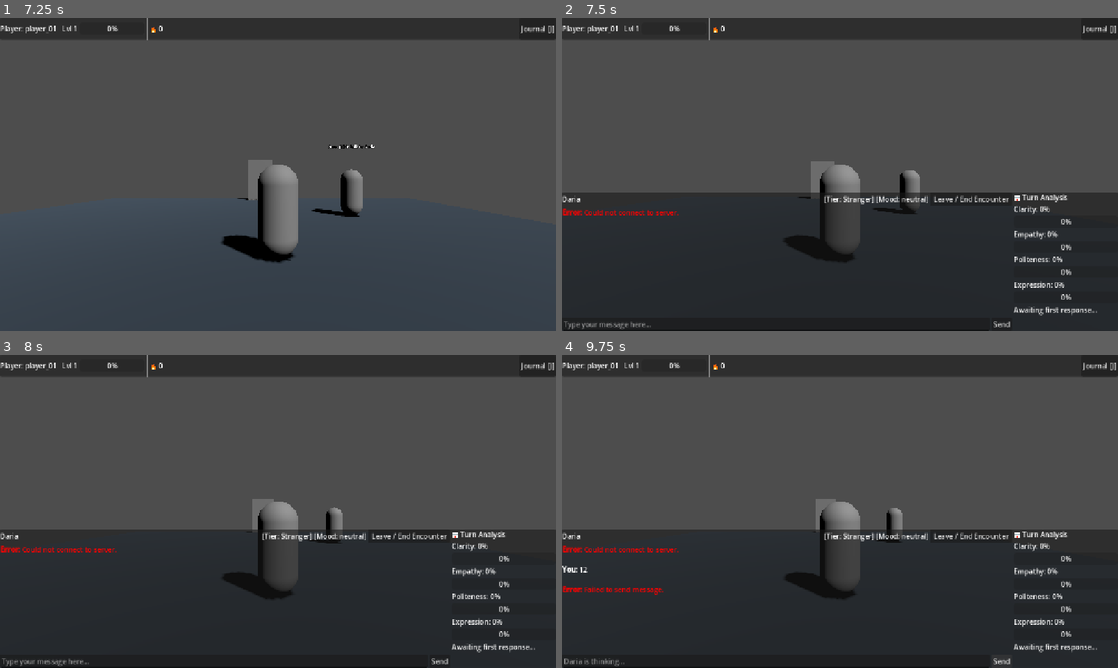
Above: before the commit, frames 1-4 (two rows, left to right).
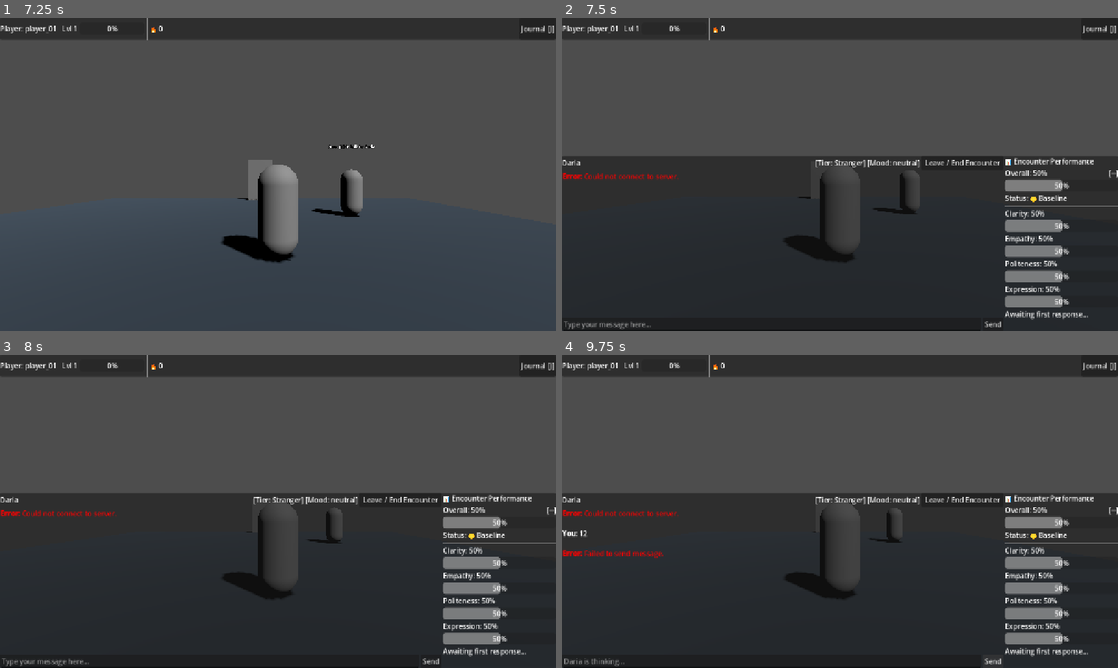
Above: after the commit, the same moments.

Repository: ahmad-ovh/THRESHOLD
Game: Godot game, scene res://scenes/main_menu/MainMenu.tscn
Two runs of this game, one before a commit and one after it. Both use one fixed random seed, a clock stepped at 60 frames per second and the inputs below.
Inputs (mouse positions are in pixels of both pictures, inside the frame that each line leads up to):
- Up to frame 1 (7.25 s): click "Start Game" at 0.5 s; move the mouse to (400, 158) at 1.27 s; hold D (move_right) 1.28-2 s; hold E (interact) 1.28-2 s; click (400, 158) at 1.42 s; drag from (166, 190) to (250, 237) at 2.02 s; click "Journal [J]" at 2.75 s; click "X" at 3.5 s; tap Enter at 4.25 s; move the mouse to (333, 105) at 4.27 s; hold D (move_right) 4.28-5 s; hold J (toggle_journal) 4.28-5 s; drag from (250, 237) to (111, 127) at 5.02 s; tap Space at 5.75 s; move the mouse to (444, 221) at 5.77 s; hold A (move_left) 5.78-6.5 s; hold Shift (sprint) 5.78-6.5 s; drag from (111, 127) to (194, 96) at 6.52 s
- Up to frame 2 (7.5 s): tap Enter at 7.25 s; move the mouse to (867, 174) at 7.27 s; hold S (move_backward) from 7.28 s (still down); hold E (interact) from 7.28 s (still down); click (867, 174) at 7.42 s
- Up to frame 3 (8 s): keep holding S (move_backward); keep holding E (interact)
- Up to frame 4 (9.75 s): release S (move_backward) at 8 s; release E (interact) at 8 s; click (773, 661) at 8.02 s; type "12" at 8.1 s; click "Leave / End Encounter" at 8.75 s; click "Send" at 9.5 s

Frame 1 is identical in both runs. In frame 2, 15% of the frame differs, in the area x 0-100%, y 44-100%; in frame 3, 15%; in frame 4, 15%.

Commit message:
feat: replace single-turn score jumps with cumulative encounter performance meter, delta badges, and status indicator

Diff:
--- a/client/scenes/ui/DialogueUI.gd
+++ b/client/scenes/ui/DialogueUI.gd
@@ -12,6 +12,11 @@
 @onready var message_input: LineEdit = $DialogueBox/HBoxRoot/VBoxMain/InputContainer/MessageInput
 @onready var send_button: Button = $DialogueBox/HBoxRoot/VBoxMain/InputContainer/SendButton
 
+@onready var overall_label: Label = $DialogueBox/HBoxRoot/FeedbackPanel/OverallContainer/OverallLabel
+@onready var delta_label: Label = $DialogueBox/HBoxRoot/FeedbackPanel/OverallContainer/DeltaLabel
+@onready var overall_bar: ProgressBar = $DialogueBox/HBoxRoot/FeedbackPanel/OverallProgressBar
+@onready var status_badge_label: Label = $DialogueBox/HBoxRoot/FeedbackPanel/StatusBadgeLabel
+
 @onready var clarity_label: Label = $DialogueBox/HBoxRoot/FeedbackPanel/ClarityLabel
 @onready var clarity_bar: ProgressBar = $DialogueBox/HBoxRoot/FeedbackPanel/ClarityBar
 @onready var empathy_label: Label = $DialogueBox/HBoxRoot/FeedbackPanel/EmpathyLabel
@@ -31,6 +36,10 @@
 var thinking_timer: float = 0.0
 var dot_count: int = 1
 
+# Cumulative Encounter Performance Tracking
+var turn_history_scores: Array[Dictionary] = []
+var previous_overall_score: float = 50.0
+
 func _ready() -> void:
 	visible = false
 	loading_label.visible = false
@@ -38,6 +47,7 @@
 	send_button.pressed.connect(_on_send_pressed)
 	leave_button.pressed.connect(_on_leave_pressed)
 	message_input.text_submitted.connect(_on_text_submitted)
+	_reset_encounter_metrics()
 
 func _process(delta: float) -> void:
 	if is_thinking:
@@ -49,6 +59,25 @@
 			loading_label.text = "💭 Thinking" + dots
 			_update_history_with_thinking(dots)
 
+func _reset_encounter_metrics() -> void:
+	turn_history_scores.clear()
+	previous_overall_score = 50.0
+	overall_label.text = "Overall: 50%"
+	delta_label.text = "[--]"
+	delta_label.remove_theme_color_override("font_color")
+	overall_bar.value = 50.0
+	status_badge_label.text = "Status: 😐 Baseline"
+	status_badge_label.remove_theme_color_override("font_color")
+
+	clarity_bar.value = 50.0
+	clarity_label.text = "Clarity: 50%"
+	empathy_bar.value = 50.0
+	empathy_label.text = "Empathy: 50%"
+	politeness_bar.value = 50.0
+	politeness_label.text = "Politeness: 50%"
+	expression_bar.value = 50.0
+	expression_label.text = "Expression: 50%"
+
 func show_connecting_state(npc_name: String) -> void:
 	active_npc_name = npc_name.capitalize()
 	speaker_label.text = active_npc_name
@@ -56,6 +85,7 @@
 	mood_label.text = "[Mood: neutral]"
 	visible = true
 	dialogue_history.clear()
+	_reset_encounter_metrics()
 	dialogue_text.text = "[color=yellow][i]Approaching " + active_npc_name + "... Connecting to conversation...[/i][/color]"
 	message_input.editable = false
 	send_button.disabled = true
@@ -103,22 +133,11 @@
 	else:
 		coach_hint_banner.visible = false
 
-	# Update Turn Score Bars
-	var scores = data.get("turn_scores", {})
-	if scores is Dictionary:
-		var c = scores.get("clarity", 0.0) * 100.0
-		var e = scores.get("empathy", 0.0) * 100.0
-		var p = scores.get("politeness", 0.0) * 100.0
-		var x = scores.get("expression", 0.0) * 100.0
-
-		clarity_bar.value = c
-		clarity_label.text = "Clarity: %d%%" % int(c)
-		empathy_bar.value = e
-		empathy_label.text = "Empathy: %d%%" % int(e)
-		politeness_bar.value = p
-		politeness_label.text = "Politeness: %d%%" % int(p)
-		expression_bar.value = x
-		expression_label.text = "Expression: %d%%" % int(x)
+	# Process Cumulative Turn Scores
+	var turn_scores = data.get("turn_scores", {})
+	if turn_scores is Dictionary and turn_scores.size() > 0:
+		turn_history_scores.append(turn_scores)
+		_recalculate_cumulative_performance()
 
 	# Update Feedback Text
 	var fb = data.get("feedback", {})
@@ -132,6 +151,67 @@
 			txt += "[color=yellow][b]Improvement:[/b] " + str(imp_text) + "[/color]"
 		feedback_text.text = txt
 
+func _recalculate_cumulative_performance() -> void:
+	if turn_history_scores.size() == 0:
+		return
+
+	var sum_c: float = 0.0
+	var sum_e: float = 0.0
+	var sum_p: float = 0.0
+	var sum_x: float = 0.0
+	var count = float(turn_history_scores.size())
+
+	for turn in turn_history_scores:
+		sum_c += turn.get("clarity", 0.5)
+		sum_e += turn.get("empathy", 0.5)
+		sum_p += turn.get("politeness", 0.5)
+		sum_x += turn.get("expression", 0.5)
+
+	var avg_c = (sum_c / count) * 100.0
+	var avg_e = (sum_e / count) * 100.0
+	var avg_p = (sum_p / count) * 100.0
+	var avg_x = (sum_x / count) * 100.0
+
+	var overall = (avg_c + avg_e + avg_p + avg_x) / 4.0
+	var delta = overall - previous_overall_score
+	previous_overall_score = overall
+
+	# Update Overall Score & Bar with smooth animation
+	overall_label.text = "Overall: %d%%" % int(overall)
+	var tween = create_tween().set_parallel(true)
+	tween.tween_property(overall_bar, "value", overall, 0.4)
+	tween.tween_property(clarity_bar, "value", avg_c, 0.4)
+	tween.tween_property(empathy_bar, "value", avg_e, 0.4)
+	tween.tween_property(politeness_bar, "value", avg_p, 0.4)
+	tween.tween_property(expression_bar, "value", avg_x, 0.4)
+
+	clarity_label.text = "Clarity: %d%%" % int(avg_c)
+	empathy_label.text = "Empathy: %d%%" % int(avg_e)
+	politeness_label.text = "Politeness: %d%%" % int(avg_p)
+	expression_label.text = "Expression: %d%%" % int(avg_x)
+
+	# Update Delta Badge
+	if delta > 0.5:
+		delta_label.text = "+%d%% ↑" % int(delta)
+		delta_label.add_theme_color_override("font_color", Color(0.3, 0.9, 0.4))
+	elif delta < -0.5:
+		delta_label.text = "%d%% ↓" % int(delta)
+		delta_label.add_theme_color_override("font_color", Color(0.95, 0.3, 0.3))
+	else:
+		delta_label.text = "[=" + "]"
+		delta_label.add_theme_color_override("font_color", Color(0.8, 0.8, 0.8))
+
+	# Update Overall Performance Status Badge
+	if overall >= 70.0:
+		status_badge_label.text = "Status: 🌟 Doing Great! (GOOD)"
+		status_badge_label.add_theme_color_override("font_color", Color(0.3, 0.9, 0.4))
+	elif overall >= 45.0:
+		status_badge_label.text = "Status: 😐 Doing Okay (NEUTRAL)"
+		status_badge_label.add_theme_color_override("font_color", Color(0.9, 0.8, 0.2))
+	else:
+		status_badge_label.text = "Status: ⚠️ Needs Work (POOR)"
+		status_badge_label.add_theme_color_override("font_color", Color(0.95, 0.3, 0.3))
+
 func start_thinking() -> void:
 	is_thinking = true
 	thinking_timer = 0.0
--- a/client/scenes/ui/DialogueUI.tscn
+++ b/client/scenes/ui/DialogueUI.tscn
@@ -10,7 +10,7 @@
 anchor_top = 1.0
 anchor_right = 1.0
 anchor_bottom = 1.0
-offset_top = -280.0
+offset_top = -290.0
 grow_horizontal = 2
 grow_vertical = 0
 
@@ -74,43 +74,71 @@
 text = "Send"
 
 [node name="FeedbackPanel" type="VBoxContainer" parent="DialogueBox/HBoxRoot"]
-custom_minimum_size = Vector2(240, 0)
+custom_minimum_size = Vector2(260, 0)
 layout_mode = 2
 
 [node name="ScoresHeader" type="Label" parent="DialogueBox/HBoxRoot/FeedbackPanel"]
 layout_mode = 2
-text = "📊 Turn Analysis"
+text = "📊 Encounter Performance"
+
+[node name="OverallContainer" type="HBoxContainer" parent="DialogueBox/HBoxRoot/FeedbackPanel"]
+layout_mode = 2
+
+[node name="OverallLabel" type="Label" parent="DialogueBox/HBoxRoot/FeedbackPanel/OverallContainer"]
+layout_mode = 2
+size_flags_horizontal = 3
+text = "Overall: 50%"
+
+[node name="DeltaLabel" type="Label" parent="DialogueBox/HBoxRoot/FeedbackPanel/OverallContainer"]
+layout_mode = 2
+text = "[--]"
+
+[node name="OverallProgressBar" type="ProgressBar" parent="DialogueBox/HBoxRoot/FeedbackPanel"]
+custom_minimum_size = Vector2(0, 16)
+layout_mode = 2
+value = 50.0
+
+[node name="StatusBadgeLabel" type="Label" parent="DialogueBox/HBoxRoot/FeedbackPanel"]
+layout_mode = 2
+text = "Status: Baseline"
+
+[node name="HSeparator" type="HSeparator" parent="DialogueBox/HBoxRoot/FeedbackPanel"]
+layout_mode = 2
 
 [node name="ClarityLabel" type="Label" parent="DialogueBox/HBoxRoot/FeedbackPanel"]
 layout_mode = 2
-text = "Clarity: 0%"
+text = "Clarity: 50%"
 
 [node name="ClarityBar" type="ProgressBar" parent="DialogueBox/HBoxRoot/FeedbackPanel"]
 layout_mode = 2
+value = 50.0
 
 [node name="EmpathyLabel" type="Label" parent="DialogueBox/HBoxRoot/FeedbackPanel"]
 layout_mode = 2
-text = "Empathy: 0%"
+text = "Empathy: 50%"
 
 [node name="EmpathyBar" type="ProgressBar" parent="DialogueBox/HBoxRoot/FeedbackPanel"]
 layout_mode = 2
+value = 50.0
 
 [node name="PolitenessLabel" type="Label" parent="DialogueBox/HBoxRoot/FeedbackPanel"]
 layout_mode = 2
-text = "Politeness: 0%"
+text = "Politeness: 50%"
 
 [node name="PolitenessBar" type="ProgressBar" parent="DialogueBox/HBoxRoot/FeedbackPanel"]
 layout_mode = 2
+value = 50.0
 
 [node name="ExpressionLabel" type="Label" parent="DialogueBox/HBoxRoot/FeedbackPanel"]
 layout_mode = 2
-text = "Expression: 0%"
+text = "Expression: 50%"
 
 [node name="ExpressionBar" type="ProgressBar" parent="DialogueBox/HBoxRoot/FeedbackPanel"]
 layout_mode = 2
+value = 50.0
 
 [node name="FeedbackText" type="RichTextLabel" parent="DialogueBox/HBoxRoot/FeedbackPanel"]
-custom_minimum_size = Vector2(0, 60)
+custom_minimum_size = Vector2(0, 50)
 layout_mode = 2
 size_flags_vertical = 3
 bbcode_enabled = true
